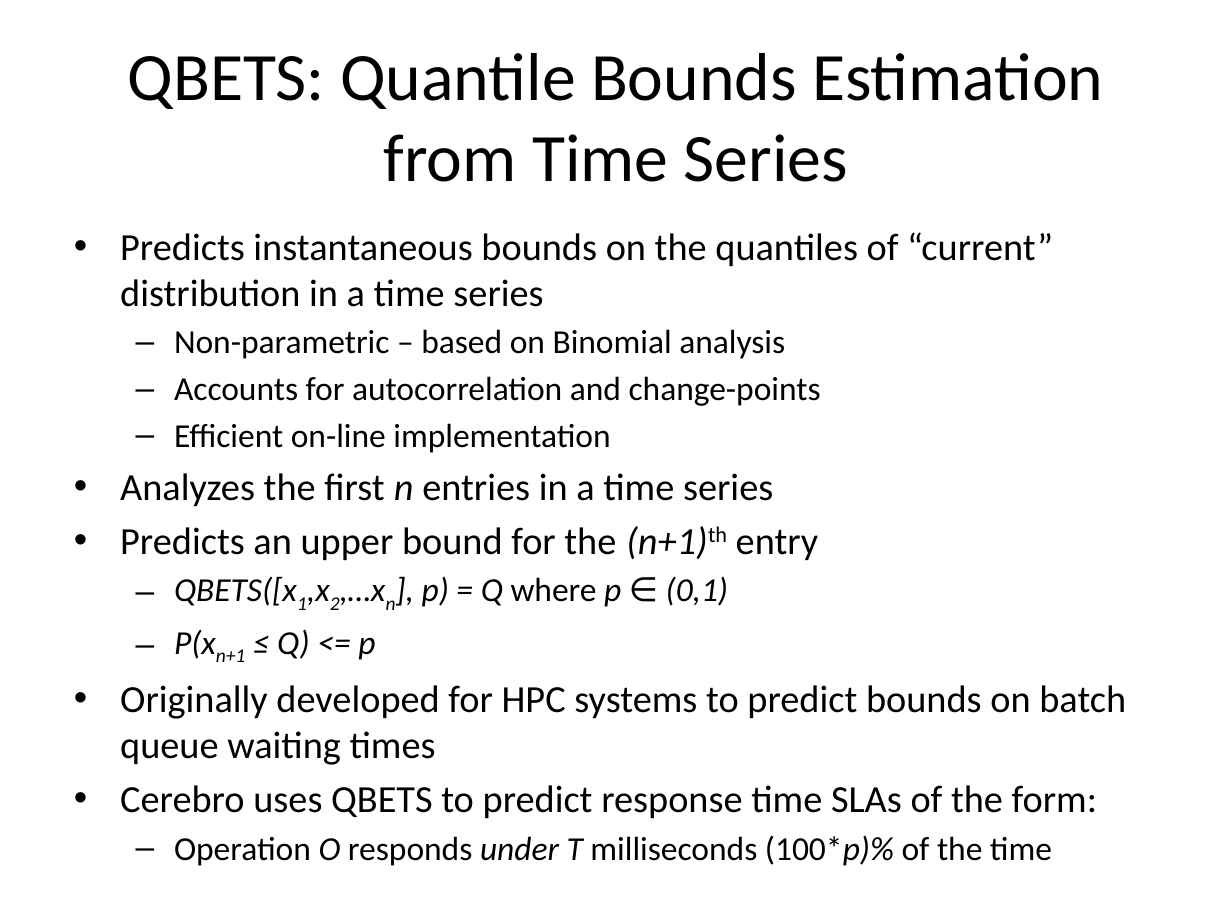
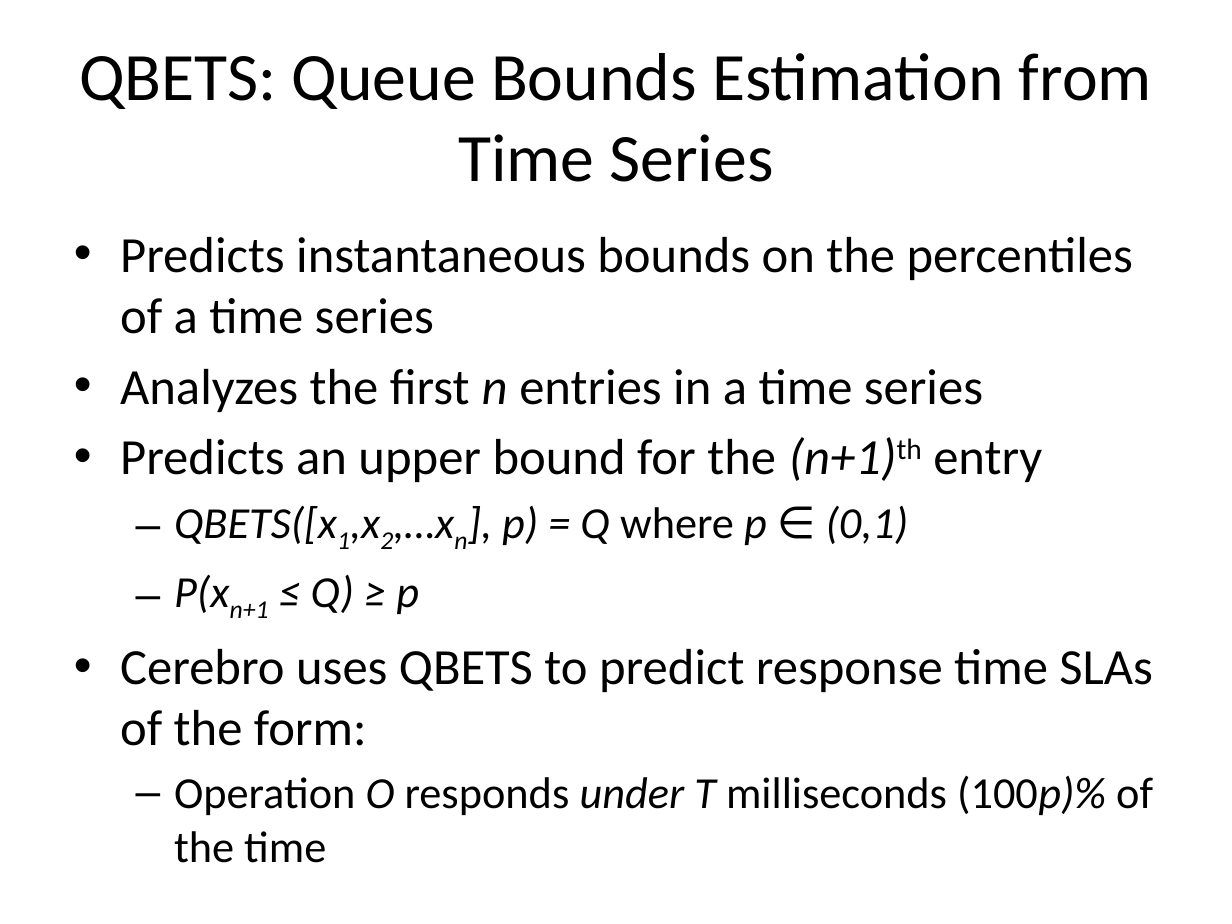
Before and after one commit to Dithn/eager-appscale, a slide deck: slide 10 of Eager/paper/socc15/cerebro_socc_presentation-v2.pptx. Drawn at 1232x924 pixels with LibreOffice and Linux fonts; fonts in the diff are those of the drawing. Boxes give left, top, right and bottom in pixels: in the first picture for what was removed or moved away, otherwise in the second. Text is boxed around its words. In the diff, an @@ line names an element or a change of style, - is before the commit and + after.

```diff
--- a/Eager/paper/socc15/cerebro_socc_presentation-v2.pptx
+++ b/Eager/paper/socc15/cerebro_socc_presentation-v2.pptx
@@ title at (79,53,1152,182): text changed @@
-QBETS: Quantile Bounds Estimation from Time Series
+QBETS: Queue Bounds Estimation from Time Series
@@ text at (120,237,1133,334): text changed; size 19.6 to 29.6 pt @@
-• Predicts instantaneous bounds on the quantiles of “current” distribution in a time series
-  – Non-parametric – based on Binomial analysis
-  – Accounts for autocorrelation and change-points
-  – Efficient on-line implementation
+• Predicts instantaneous bounds on the percentiles of a time series
@@ text at (120,369,1153,746): size 22.4 to 29.6 pt in "Analyzes the first n entries in a ...", "Predicts an upper bound for the (n+1)th ...", "Cerebro uses QBETS to predict response time ..."; size 19.6 to 25.9 pt in "QBETS([x1,x2,…xn], p) = Q where p ∈ ..."; more space between paragraphs @@
@@ text at (174,575,419,618): text changed; size 22.4 to 25.9 pt; italic on @@
-  – P(xn+1 ≤ Q) <= p
-• Originally developed for HPC systems to predict bounds on batch queue waiting times
+  – P(xn+1 ≤ Q) ≥ p
@@ text at (174,776,1153,815): text changed; size 19.6 to 25.9 pt @@
-  – Operation O responds under T milliseconds (100*p)% of the time
+  – Operation O responds under T milliseconds (100p)% of the time
```
Also in this commit, not shown: 8 other slides changed, 2 other files.
